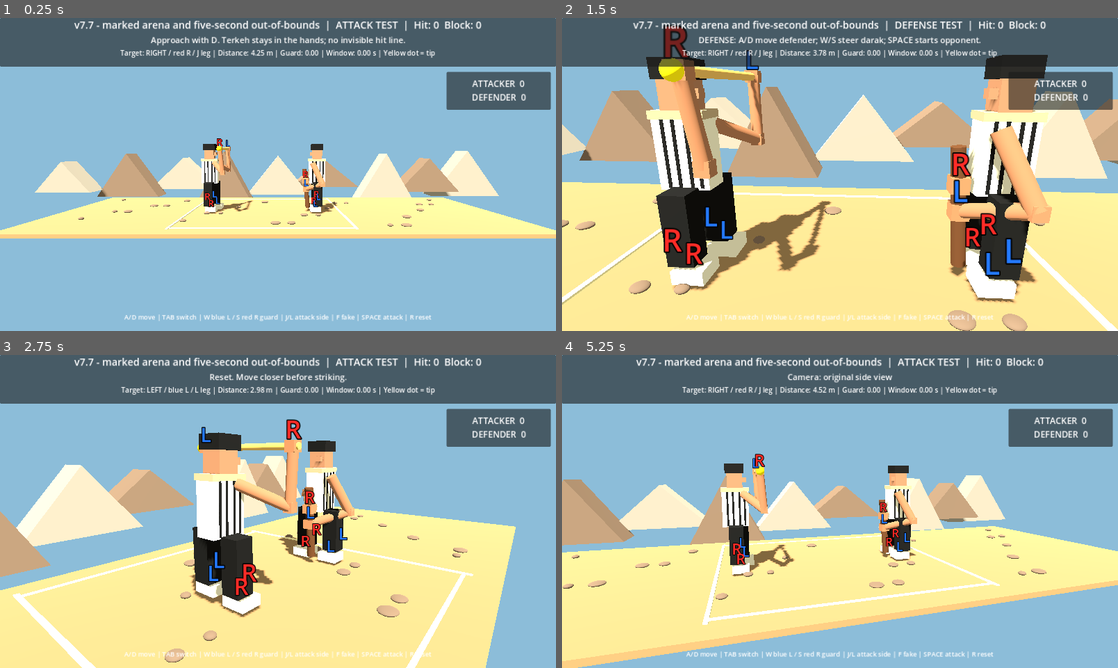
Above: before the commit, frames 1-4 (two rows, left to right).
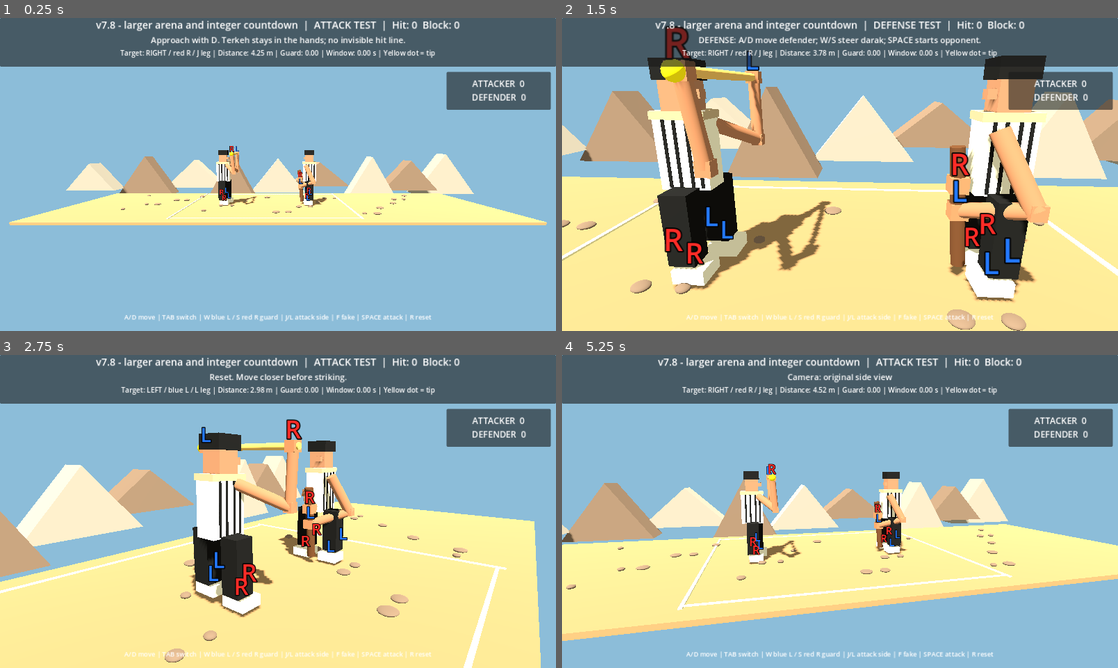
Above: after the commit, the same moments.

Repository: vahidainima-prog/tarke-darak-game
Game: Godot game, scene res://main.tscn
Two runs of this game, one before a commit and one after it. Both use one fixed random seed, a clock stepped at 60 frames per second and the inputs below.
Inputs:
- Up to frame 1 (0.25 s): no input
- Up to frame 2 (1.5 s): tap Enter at 0.5 s; hold D 0.53-1.28 s; tap C at 0.6 s; tap Space at 0.77 s; hold S from 1.28 s (still down); tap Tab at 1.35 s
- Up to frame 3 (2.75 s): tap Space at 1.52 s; tap W at 2 s; release S at 2.03 s; hold D from 2.03 s (still down); tap R at 2.1 s
- Up to frame 4 (5.25 s): release D at 2.78 s; hold W 2.78-3.53 s; tap J at 2.85 s; tap Space at 3.02, 3.77, 4.52 s; hold A 3.53-5.03 s; tap L at 3.6 s; tap F at 4.35 s; hold S from 5.03 s (still down); tap C at 5.1 s

The runs differ from the first frame. In frame 1, 14% of the frame differs, in the area x 0-100%, y 0-71%; in frame 2, 8.2%; in frame 3, 7.9%; in frame 4, 20%, in the area x 0-100%, y 0-100%.

Commit message:
Expand marked arena and show whole-second out-of-bounds countdown

Diff:
--- a/tarke_darak_godot_v2/main.gd
+++ b/tarke_darak_godot_v2/main.gd
@@ -2,17 +2,17 @@
 
 # Godot 4.x — visual mechanics test. Side camera looks along -Z.
 # Feint depth: negative Z is BEHIND the attacker; positive Z is IN FRONT.
-const BUILD_LABEL := "v7.7 - marked arena and five-second out-of-bounds"
+const BUILD_LABEL := "v7.8 - larger arena and integer countdown"
 const DEF_X := 1.55
-const ARENA_LEFT := -3.45
-const ARENA_RIGHT := 2.45
+const ARENA_LEFT := -4.30
+const ARENA_RIGHT := 3.30
 const OUT_LIMIT := 5.0
 const OUT_PENALTY := 100
-const MIN_X := -5.25
+const MIN_X := -5.80
 const MAX_X := 0.35
 const MIN_FIGHTER_GAP := 1.12
 const DEFENDER_MIN_X := 0.65
-const DEFENDER_MAX_X := 4.20
+const DEFENDER_MAX_X := 4.80
 const SWING_SECONDS := 0.82
 const RECOVERY_SECONDS := 0.48
 const MAX_SWEEP_STEP := 0.025
@@ -249,12 +249,12 @@
 	light.light_energy = 1.25
 	light.shadow_enabled = true
 	add_child(light)
-	block(self, "Ground", Vector3(17, 0.12, 7), Vector3(0, -0.08, 0), Color(0.62, 0.49, 0.32))
+	block(self, "Ground", Vector3(20, 0.12, 8), Vector3(0, -0.08, 0), Color(0.62, 0.49, 0.32))
 	# Clearly visible arena sidelines, spanning the full fighting depth.
 	for edge_x in [ARENA_LEFT, ARENA_RIGHT]:
-		block(self, "Arena boundary", Vector3(0.085, 0.025, 6.0), Vector3(edge_x, 0.002, 0), Color(0.97, 0.91, 0.65))
+		block(self, "Arena boundary", Vector3(0.085, 0.025, 7.0), Vector3(edge_x, 0.002, 0), Color(0.97, 0.91, 0.65))
 	# Short end marks emphasize the playable area from the side camera.
-	for depth_z in [-2.85, 2.85]:
+	for depth_z in [-3.35, 3.35]:
 		block(self, "Arena end line", Vector3(ARENA_RIGHT - ARENA_LEFT, 0.025, 0.07), Vector3((ARENA_LEFT + ARENA_RIGHT) * 0.5, 0.002, depth_z), Color(0.97, 0.91, 0.65))
 	add_scenery()
 	attacker = person("Attacker facing RIGHT", attack_x, true)
@@ -292,7 +292,7 @@
 	defend_elbow_b = block(self, "Defender elbow far", Vector3(0.17, 0.17, 0.17), Vector3.ZERO, Color(0.66, 0.44, 0.30))
 	game_camera = Camera3D.new()
 	add_child(game_camera)
-	game_camera.position = Vector3(0, 2.45, 12.5)
+	game_camera.position = Vector3(0, 2.65, 15.5)
 	game_camera.look_at(camera_focus, Vector3.UP)
 	game_camera.fov = 53.0
 	game_camera.current = true
@@ -658,7 +658,7 @@
 func update_camera(delta: float) -> void:
 	if game_camera == null:
 		return
-	var target_position := Vector3(0.0, 2.45, 12.5)
+	var target_position := Vector3(0.0, 2.65, 15.5)
 	var target_focus := Vector3(0.0, 1.45, 0.0)
 	if shoulder_camera:
 		var controlled_x := defender_x if defending else attack_x
@@ -789,8 +789,8 @@
 		defend_step_phase += absf(defend_velocity) * delta * 8.0
 	last_attack_x = attack_x - attack_velocity / 1.8
 	last_defender_x = defender_x - defend_velocity / 1.8
-	var attacker_warning := "  OUT %.1f/5s" % minf(attacker_out_time, OUT_LIMIT) if attacker_out_time > 0.0 else ""
-	var defender_warning := "  OUT %.1f/5s" % minf(defender_out_time, OUT_LIMIT) if defender_out_time > 0.0 else ""
+	var attacker_warning := ("  OUT -100" if attacker_out_penalized else "  OUT %d" % ceili(OUT_LIMIT - attacker_out_time)) if attacker_out_time > 0.0 else ""
+	var defender_warning := ("  OUT -100" if defender_out_penalized else "  OUT %d" % ceili(OUT_LIMIT - defender_out_time)) if defender_out_time > 0.0 else ""
 	score_board.text = "ATTACKER  %d%s\nDEFENDER  %d%s" % [score_hit, attacker_warning, score_block, defender_warning]
 	update_visuals()
 	update_camera(delta)
